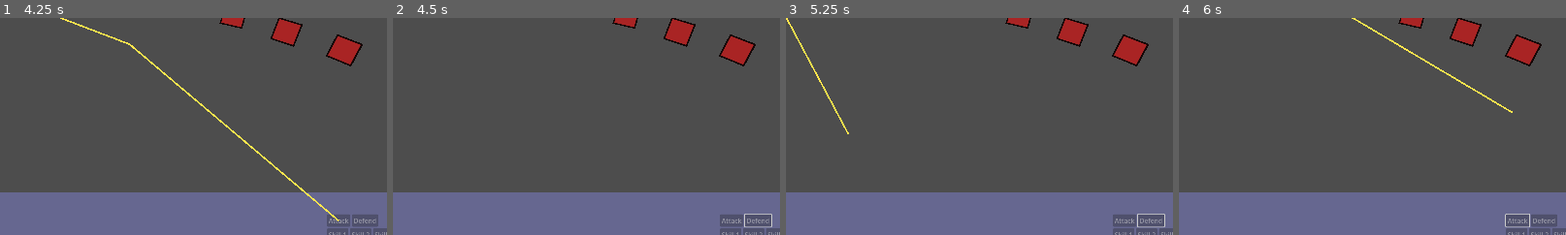
Above: before the commit, frames 1-4 (left to right).
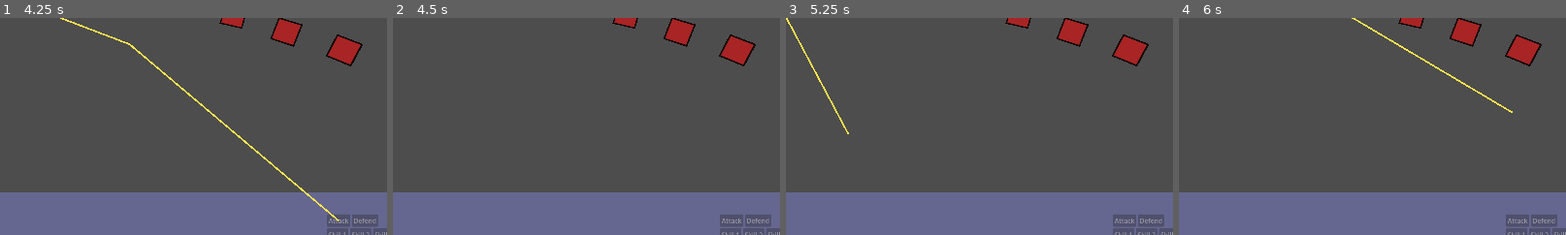
Above: after the commit, the same moments.

Repository: pjh546332-ops/my-godot-project
Game: Godot game, scene res://Scenes/GameRoot.tscn
Same seed, same stepped clock (60 frames per second), same inputs: the game is played once before the commit and once after it.
Inputs (mouse positions are % of the whole screen's width and height, from its top left):
- Up to frame 1 (4.25 s): click "새 게임" at 0.5 s; tap Enter (ui_accept) at 1.25, 1.52, 3.02 s; move the mouse to (72, 45) at 1.27 s; hold Right (ui_right) 1.28-2 s; tap Space at 1.35 s; click (72, 45) at 1.42 s; click "Test Battle 3D" at 2 s; move the mouse to (30, 55) at 2.77 s; hold S 2.78-3.5 s; tap D (defend) at 2.85 s; click (30, 55) at 2.92 s; click "Attack" at 3.5 s
- Up to frame 2 (4.5 s): tap Enter (ui_accept) at 4.25 s; move the mouse to (60, 28) at 4.27 s; hold Right (ui_right) from 4.28 s (still down); tap Space at 4.35 s; click (60, 28) at 4.42 s
- Up to frame 3 (5.25 s): tap Enter (ui_accept) at 5 s; move the mouse to (45, 70) at 5.02 s; release Right (ui_right) at 5.03 s; hold W from 5.03 s (still down); tap Keypad Enter at 5.1 s; click (45, 70) at 5.17 s
- Up to frame 4 (6 s): tap Enter (ui_accept) at 5.27, 5.75 s; move the mouse to (80, 65) at 5.77 s; release W at 5.78 s; hold Left (ui_left) from 5.78 s (still down); tap E at 5.85 s; click (80, 65) at 5.92 s
The pictures show only the part of the screen within x 37-87%, y 43-93%; the shares and areas given below are measured in that part.

Frame 1 is identical in both runs. In frame 2, less than 0.1% of the frame differs, in the area x 90-98%, y 90-97%; in frame 3, less than 0.1%; in frame 4, less than 0.1%.

Commit message:
수정 내용

Diff:
--- a/Scripts/Battle/battle_scene_3d.gd
+++ b/Scripts/Battle/battle_scene_3d.gd
@@ -76,6 +76,14 @@
 	reaction_panel = ui_root.get_node_or_null("Margin/VBox/ReactionPanel")
 	bottom_ui = ui_root.get_node_or_null("BottomUI")
 
+	# 3D 피킹을 막지 않도록 배경성 Control은 입력을 무시하게 강제
+	if ui_root is Control:
+		(ui_root as Control).mouse_filter = Control.MOUSE_FILTER_IGNORE
+	if bottom_ui:
+		bottom_ui.mouse_filter = Control.MOUSE_FILTER_IGNORE
+	if deselect_overlay:
+		deselect_overlay.mouse_filter = Control.MOUSE_FILTER_IGNORE
+
 	# 각 UI 위젯에 BattleManager 주입
 	if turn_track:
 		turn_track.setup(battle_manager)
--- a/Scripts/Battle/battle_stage_3d.gd
+++ b/Scripts/Battle/battle_stage_3d.gd
@@ -33,8 +33,6 @@
 var _unit_nodes: Dictionary = {}
 var _manager: BattleManager = null
 var _active_unit_id: String = ""
-var _active_base_scale: Vector3 = Vector3.ONE
-var _active_base_y: float = 0.0
 
 
 func _ready() -> void:
@@ -125,6 +123,9 @@
 	var holder := Node3D.new()
 	holder.position = local_pos
 	holder.set_meta("unit_ref", unit)
+	# 원본 스케일/높이를 메타로 보관 (강조/복원에 사용)
+	holder.set_meta("base_scale", holder.scale)
+	holder.set_meta("base_y", holder.position.y)
 	units_root.add_child(holder)
 	_unit_nodes[unit.name] = holder
 
@@ -191,7 +192,8 @@
 		if not mb.pressed or mb.button_index != MOUSE_BUTTON_LEFT:
 			return
 
-		if get_viewport().gui_get_hovered_control() != null:
+		var hovered := get_viewport().gui_get_hovered_control()
+		if hovered != null and hovered is Control and (hovered as Control).mouse_filter == Control.MOUSE_FILTER_STOP:
 			return
 
 		_perform_unit_pick(mb.position)
@@ -331,6 +333,10 @@
 
 
 func set_active_unit(unit_id: String) -> void:
+	# 이미 같은 유닛이 활성화되어 있으면 중복 연출 방지
+	if unit_id == _active_unit_id:
+		return
+
 	# 노드가 아직 생성되지 않은 경우: ID만 저장했다가 나중에 스폰 후 적용
 	var holder_pending := _get_unit_node(unit_id)
 	if holder_pending == null:
@@ -344,8 +350,10 @@
 			var prev_outline: Sprite3D = prev_holder.get_node_or_null("Outline")
 			if prev_outline:
 				prev_outline.visible = false
-			prev_holder.scale = _active_base_scale
-			prev_holder.position.y = _active_base_y
+			if prev_holder.has_meta("base_scale"):
+				prev_holder.scale = prev_holder.get_meta("base_scale")
+			if prev_holder.has_meta("base_y"):
+				prev_holder.position.y = prev_holder.get_meta("base_y")
 
 	_active_unit_id = ""
 
@@ -357,12 +365,20 @@
 		outline.visible = true
 
 	_active_unit_id = unit_id
-	_active_base_scale = holder.scale
-	_active_base_y = holder.position.y
+	var base_scale: Vector3
+	if holder.has_meta("base_scale"):
+		base_scale = holder.get_meta("base_scale")
+	else:
+		base_scale = holder.scale
+	var base_y: float
+	if holder.has_meta("base_y"):
+		base_y = holder.get_meta("base_y")
+	else:
+		base_y = holder.position.y
 
 	var tween: Tween = create_tween()
-	tween.tween_property(holder, "scale", _active_base_scale * 1.18, 0.12)
-	tween.parallel().tween_property(holder, "position:y", _active_base_y + 0.15, 0.12)
+	tween.tween_property(holder, "scale", base_scale * 1.18, 0.12)
+	tween.parallel().tween_property(holder, "position:y", base_y + 0.15, 0.12)
 
 
 func clear_active_unit() -> void:
@@ -373,11 +389,11 @@
 		var outline: Sprite3D = holder.get_node_or_null("Outline")
 		if outline:
 			outline.visible = false
-		holder.scale = _active_base_scale
-		holder.position.y = _active_base_y
+		if holder.has_meta("base_scale"):
+			holder.scale = holder.get_meta("base_scale")
+		if holder.has_meta("base_y"):
+			holder.position.y = holder.get_meta("base_y")
 	_active_unit_id = ""
-	_active_base_scale = Vector3.ONE
-	_active_base_y = 0.0
 
 
 func play_turn_started(unit_id: String) -> void:
